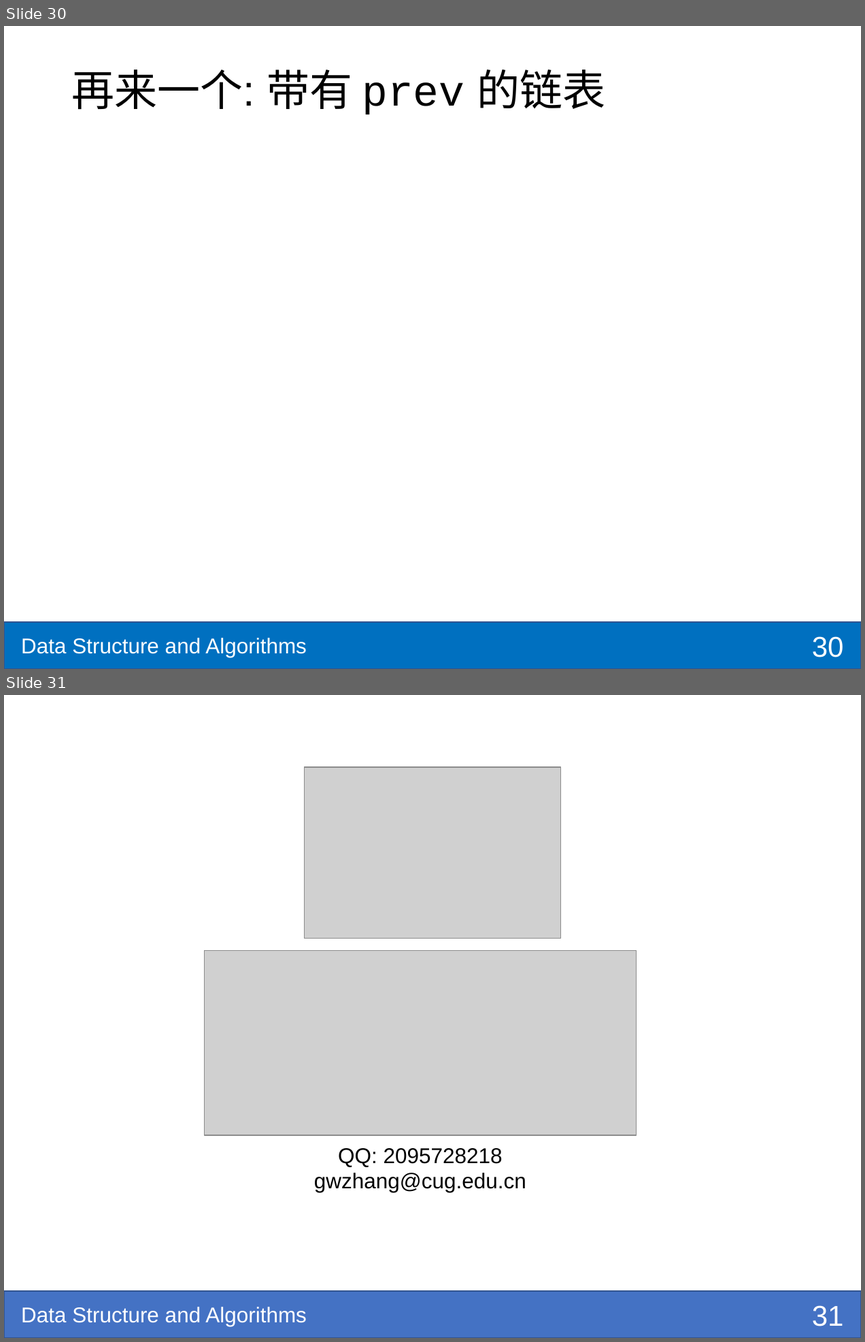
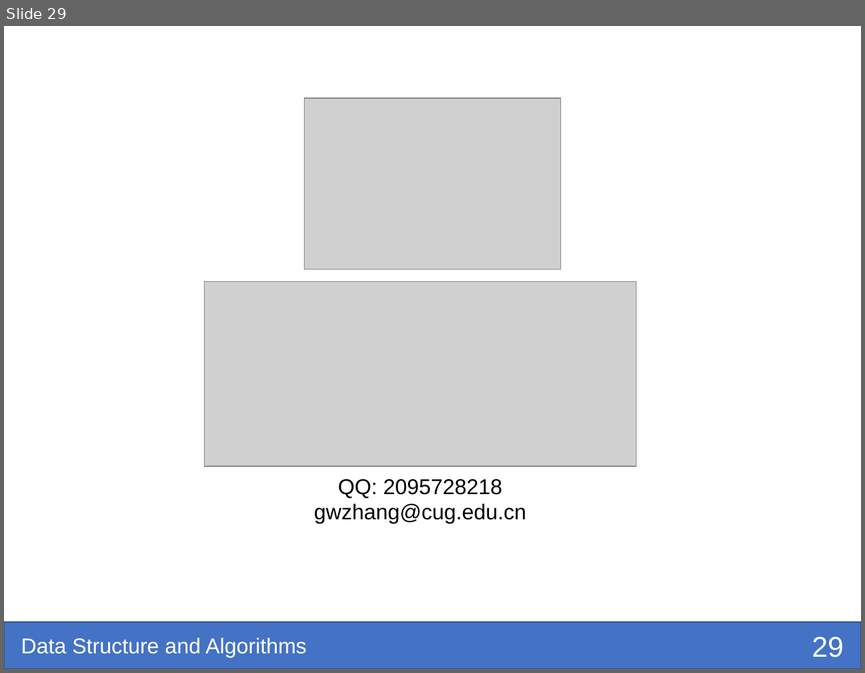
Before and after one commit to shzaiz/dx-public, a slide deck: notes/notes/ds-algo/ch1-c-review.pptx. Shown one above the other, each under a label of ours: slides 30 and 31 before the commit, slide 29 after it. The pictures are 865x1342 and 865x673 pixels, drawn with LibreOffice and Linux fonts; fonts in the diff are those of the drawing; grey boxes stand for pictures; background and template pictures are left out. Boxes give left, top, right and bottom in pixels: in the first picture for what was removed or moved away, otherwise in the second. Text is boxed around its words. In the diff, an @@ line names an element or a change of style, - is before the commit and + after.

```diff
--- a/notes/notes/ds-algo/ch1-c-review.pptx
+++ b/notes/notes/ds-algo/ch1-c-review.pptx
@@ slide 30 removed at [4,26,861,669], background #FFFFFF; not listed: 1 template element that a slide beside it also shows @@
@@ title removed at [71,70,605,114] @@
-再来一个: 带有 prev 的链表
@@ rectangle removed at [4,622,861,669] @@
@@ page number removed at [812,636,844,657] @@
-30
@@ what was slide 31 is now slide 29 @@
@@ page number at [812,636,844,657]: text changed @@
-31
+29
```
Also in this commit, not shown: 2 slides changed, 1 other slide removed, 16 other files.
